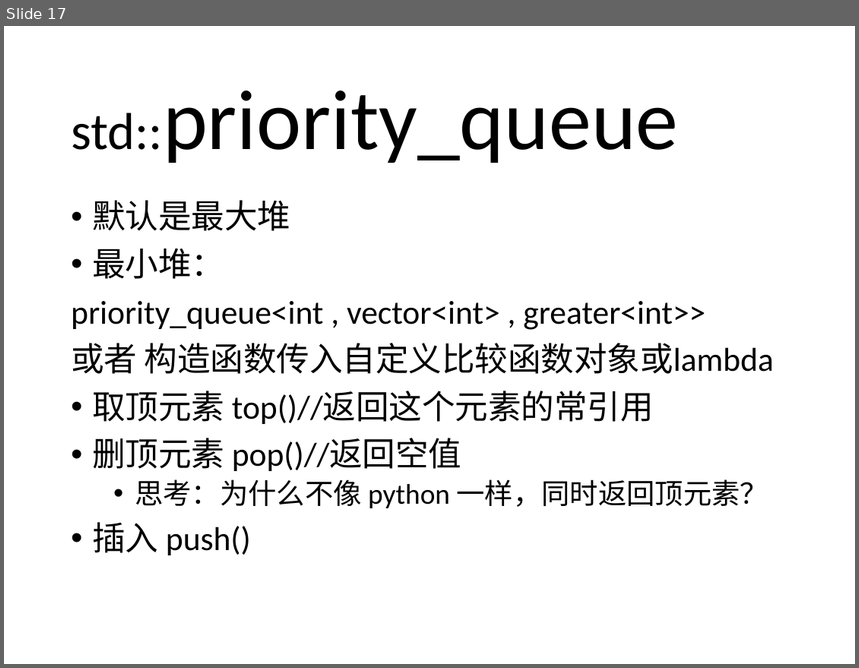
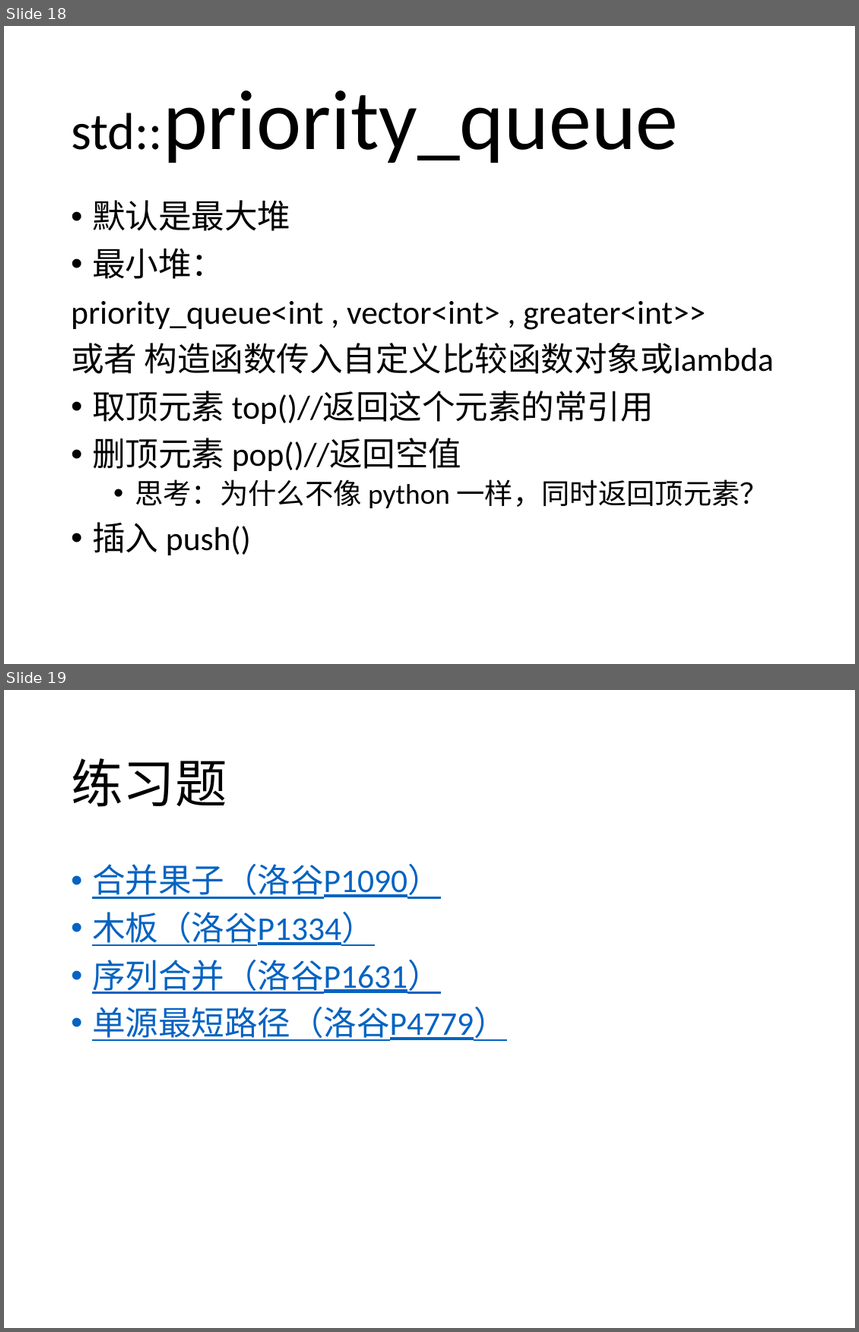
Before and after one commit to A0nameless0man/Pile, a slide deck: Algorithms/Data_Structure/HeapBasedPriorityQueue/Heap.pptx. Shown one above the other, each under a label of ours: slide 17 before the commit, slides 18 and 19 after it. The pictures are 859x668 and 859x1332 pixels, drawn with LibreOffice and Linux fonts; fonts in the diff are those of the drawing. Boxes give left, top, right and bottom in pixels: in the first picture for what was removed or moved away, otherwise in the second. Text is boxed around its words. In the diff, an @@ line names an element or a change of style, - is before the commit and + after.

```diff
--- a/Algorithms/Data_Structure/HeapBasedPriorityQueue/Heap.pptx
+++ b/Algorithms/Data_Structure/HeapBasedPriorityQueue/Heap.pptx
@@ slide 19 added at [4,690,855,1328], background #FFFFFF @@
@@ title added at [71,758,227,807], 44 pt, text #000000 @@
+练习题
@@ text added at [92,864,507,1041], 28 pt, text #0563C1, underline @@
+• 合并果子（洛谷P1090）
+• 木板（洛谷P1334）
+• 序列合并（洛谷P1631）
+• 单源最短路径（洛谷P4779）
@@ what was slide 17 is now slide 18 @@
```
Also in this commit, not shown: 1 slide changed, 2 other slides added, 1 slide removed.
